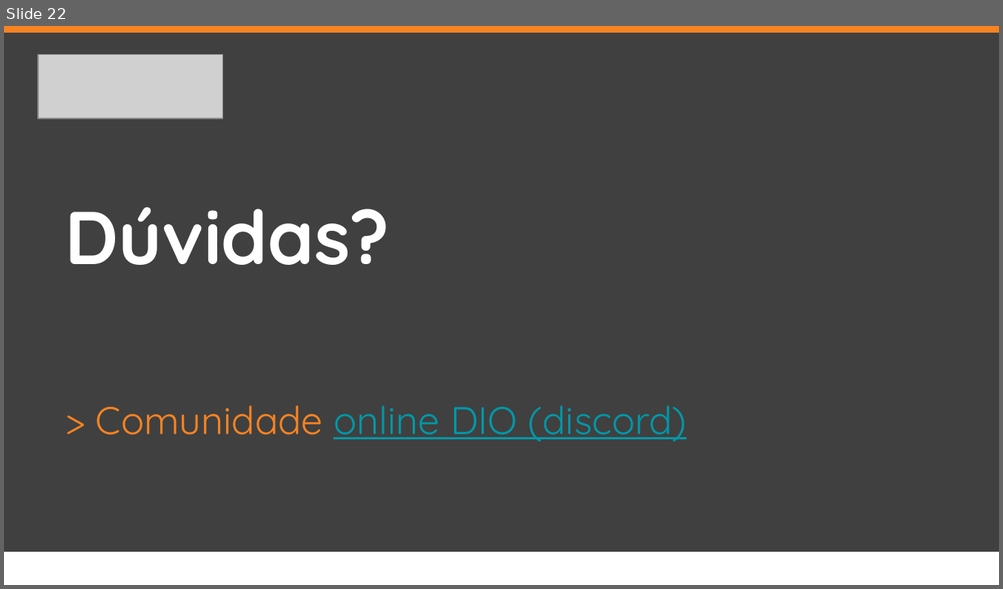
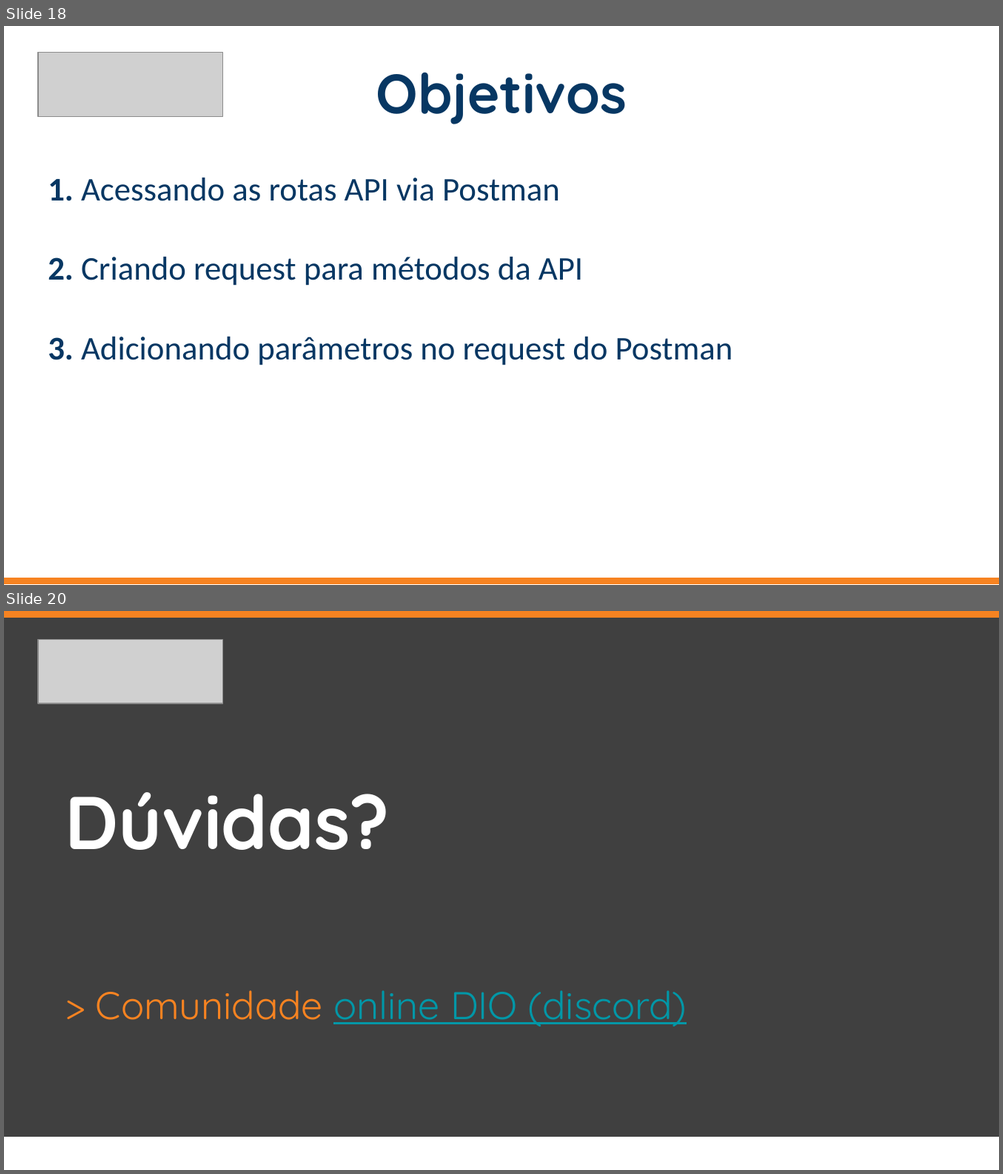
Before and after one commit to everis-New-Talents-NET/EverisStore, a slide deck: slide/Projeto everis - API REST .Net Core com JWT.pptx. Shown one above the other, each under a label of ours: slide 22 before the commit, slides 18 and 20 after it; the slides between them are not shown. The pictures are 1003x589 and 1003x1174 pixels, drawn with LibreOffice and Linux fonts; fonts in the diff are those of the drawing; grey boxes stand for pictures. Boxes give left, top, right and bottom in pixels: in the first picture for what was removed or moved away, otherwise in the second. Text is boxed around its words. In the diff, an @@ line names an element or a change of style, - is before the commit and + after.

```diff
--- a/slide/Projeto everis - API REST .Net Core com JWT.pptx
+++ b/slide/Projeto everis - API REST .Net Core com JWT.pptx
@@ slide 18 added at (4, 26, 999, 585), background #FFFFFF @@
@@ picture added at (38, 53, 223, 118) @@
@@ subtitle added at (376, 72, 626, 124), 40 pt, text #073763, bold @@
+Objetivos
@@ subtitle added at (48, 178, 733, 366), 24 pt, text #073763 @@
+1. Acessando as rotas API via Postman
+2. Criando request para métodos da API
+3. Adicionando parâmetros no request do Postman
@@ rectangle added at (4, 578, 999, 584), fill #F78321, outline #F78321 0.75 pt @@
@@ what was slide 22 is now slide 20 @@
```
Also in this commit, not shown: 9 slides changed, 4 other slides added, 7 slides removed, 14 other files.
